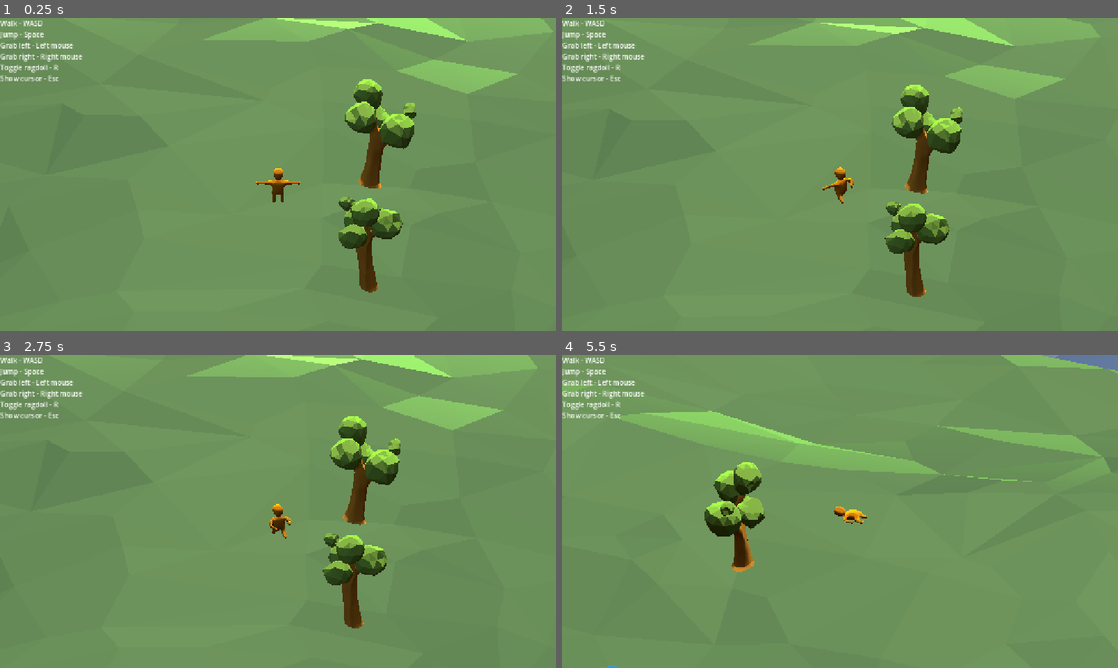
Above: before the commit, frames 1-4 (two rows, left to right).
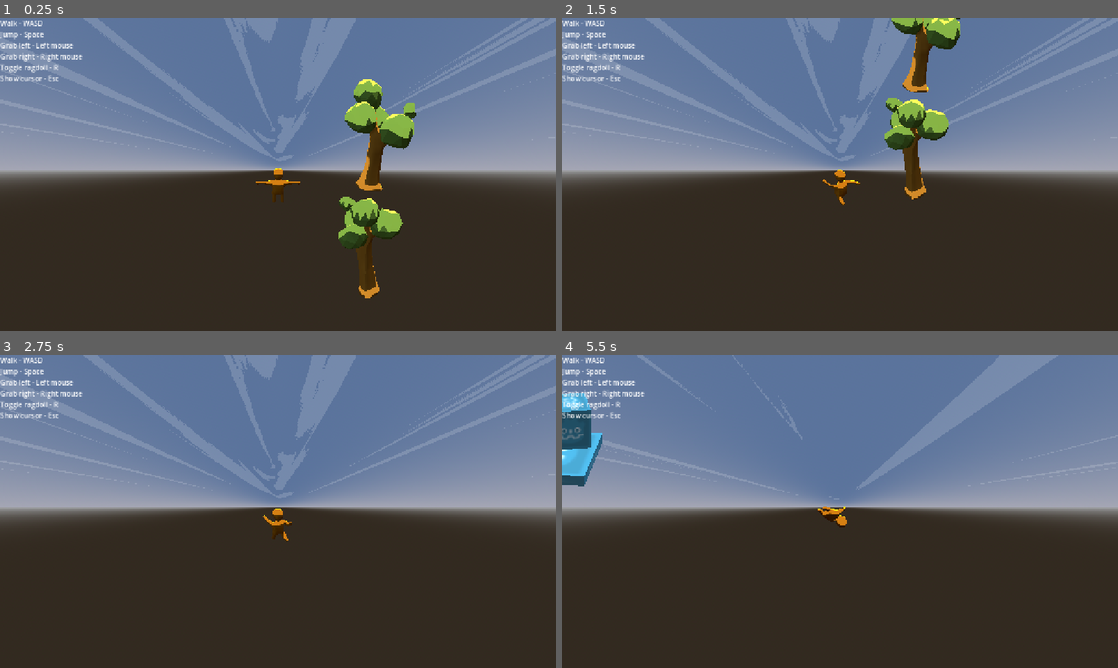
Above: after the commit, the same moments.

Repository: Lost-Rabbit-Digital/ChefWobbles
Game: Godot game, scene res://Scenes/world.tscn
Same seed, same stepped clock (60 frames per second), same inputs: the game is played once before the commit and once after it. Sound files missing from this copy of the repository are replaced by a short silence.
Inputs (mouse positions are in pixels of both pictures, inside the frame that each line leads up to):
- Up to frame 1 (0.25 s): no input
- Up to frame 2 (1.5 s): move the mouse to (962, 158) at 0.52 s; hold D (move_right) 0.53-1.28 s; tap Mouse wheel up (camera_zoom_in) at 0.6 s; click (962, 158) at 0.67 s; tap Space (jump) at 0.77 s; move the mouse to (812, 174) at 1.27 s; hold W (move_forward) from 1.28 s (still down); tap Mouse wheel down (camera_zoom_out) at 1.35 s
- Up to frame 3 (2.75 s): keep holding W (move_forward); tap Space (jump) at 1.52 s; move the mouse to (289, 505) at 2.02 s; press the mouse at (289, 505) at 2.03 s
- Up to frame 4 (5.5 s): keep holding W (move_forward); move the mouse to (834, 517) at 2.77 s; release the mouse at (834, 517) at 2.78 s; right-click (834, 517) at 2.85 s; click (834, 517) at 2.92 s; tap Space (jump) at 3.02, 3.77, 4.52 s; move the mouse to (878, 514) at 3.52 s; tap R (ragdoll) at 3.6 s; move the mouse to (795, 508) at 4.27 s; tap Q (rotate_camera_left) at 4.35 s; move the mouse to (845, 511) at 5.02 s; hold E (rotate_camera_right) from 5.03 s (still down); click (845, 511) at 5.17 s

The runs differ from the first frame. In frame 1, 97% of the frame differs, in the area x 0-100%, y 0-100%; in frame 2, 99%; in frame 3, 99%; in frame 4, 99%.

Commit message:
Removed environmental assets, updated toon shaders

Diff:
--- a/godot_project/Scenes/world.tscn
+++ b/godot_project/Scenes/world.tscn
@@ -15,7 +15,6 @@
 [ext_resource type="PackedScene" uid="uid://by0v432wwnp5g" path="res://Assets/environment/Tree_2.fbx" id="16_hgpy0"]
 [ext_resource type="AudioStream" uid="uid://cyowywmbdvvh5" path="res://audio/Sunlight Through Leaves.ogg" id="16_pyn1s"]
 [ext_resource type="AudioStream" uid="uid://bmq805hd2t7ae" path="res://audio/Wanderers Tale.ogg" id="17_no8kt"]
-[ext_resource type="PackedScene" uid="uid://bbgk4adpb5b5" path="res://Assets/environment/Terrain_2.fbx" id="17_t2t4p"]
 
 [sub_resource type="Sky" id="Sky_khtaw"]
 sky_material = ExtResource("3_hnrcy")
@@ -196,9 +195,6 @@
 
 [node name="Environment" type="Node" parent="."]
 
-[node name="Terrain_2" parent="Environment" instance=ExtResource("17_t2t4p")]
-transform = Transform3D(10, 0, 0, 0, 10, 0, 0, 0, 10, 0, 0, 0)
-
 [node name="Tree_2" parent="Environment" instance=ExtResource("16_hgpy0")]
 transform = Transform3D(0.993451, 0.114261, 0, -0.114261, 0.993451, 0, 0, 0, 1, -31.6372, 6.40572, -16.453)
 
--- a/godot_project/materials/toon_bark.tres
+++ b/godot_project/materials/toon_bark.tres
@@ -145,13 +145,13 @@
 [resource]
 render_priority = 0
 shader = SubResource("Shader_t40qb")
-shader_parameter/ToonRampOffset = 0.553
-shader_parameter/ToonRampSmoothness = 0.468
+shader_parameter/ToonRampOffset = 0.5
+shader_parameter/ToonRampSmoothness = 0.05
 shader_parameter/ToonRampTinting = Color(0, 0, 0, 1)
-shader_parameter/RimPower = 0.861
-shader_parameter/RimCutOff = 0.25
-shader_parameter/RimSmoothness = 0.47
-shader_parameter/RimLightBrightness = 3.794
+shader_parameter/RimPower = 1.0
+shader_parameter/RimCutOff = 0.5
+shader_parameter/RimSmoothness = 0.05
+shader_parameter/RimLightBrightness = 20.0
 shader_parameter/SubSurfDistortion = 1.0
 shader_parameter/SubSurfTint = Color(0, 0, 0, 1)
 shader_parameter/SubSurfBrightness = 3.0
--- a/godot_project/materials/toon_character.tres
+++ b/godot_project/materials/toon_character.tres
@@ -145,13 +145,13 @@
 [resource]
 render_priority = 0
 shader = SubResource("Shader_2ab3s")
-shader_parameter/ToonRampOffset = 0.496
-shader_parameter/ToonRampSmoothness = 0.508
+shader_parameter/ToonRampOffset = 0.5
+shader_parameter/ToonRampSmoothness = 0.05
 shader_parameter/ToonRampTinting = Color(0, 0, 0, 1)
-shader_parameter/RimPower = 0.861
-shader_parameter/RimCutOff = 0.25
-shader_parameter/RimSmoothness = 0.47
-shader_parameter/RimLightBrightness = 13.65
+shader_parameter/RimPower = 1.0
+shader_parameter/RimCutOff = 0.5
+shader_parameter/RimSmoothness = 0.05
+shader_parameter/RimLightBrightness = 20.0
 shader_parameter/SubSurfDistortion = 1.0
 shader_parameter/SubSurfTint = Color(0, 0, 0, 1)
 shader_parameter/SubSurfBrightness = 3.0
--- a/godot_project/materials/toon_leaves.tres
+++ b/godot_project/materials/toon_leaves.tres
@@ -145,13 +145,13 @@
 [resource]
 render_priority = 0
 shader = SubResource("Shader_hjdyw")
-shader_parameter/ToonRampOffset = 0.553
-shader_parameter/ToonRampSmoothness = 0.468
+shader_parameter/ToonRampOffset = 0.5
+shader_parameter/ToonRampSmoothness = 0.05
 shader_parameter/ToonRampTinting = Color(0, 0, 0, 1)
-shader_parameter/RimPower = 0.861
-shader_parameter/RimCutOff = 0.25
-shader_parameter/RimSmoothness = 0.47
-shader_parameter/RimLightBrightness = 3.794
+shader_parameter/RimPower = 1.0
+shader_parameter/RimCutOff = 0.5
+shader_parameter/RimSmoothness = 0.05
+shader_parameter/RimLightBrightness = 20.0
 shader_parameter/SubSurfDistortion = 1.0
 shader_parameter/SubSurfTint = Color(0, 0, 0, 1)
 shader_parameter/SubSurfBrightness = 3.0
Binary file removed: godot_project/Assets/environment/Environment_1.fbx
Not shown, removed: godot_project/Assets/environment/Environment_1.fbx.import
Binary file removed: godot_project/Assets/environment/Mounting_1.fbx
Not shown, removed: godot_project/Assets/environment/Mounting_1.fbx.import
Binary file removed: godot_project/Assets/environment/Mounting_2.fbx
Not shown, removed: godot_project/Assets/environment/Mounting_2.fbx.import
Binary file removed: godot_project/Assets/environment/Mounting_3.fbx
Not shown, removed: godot_project/Assets/environment/Mounting_3.fbx.import
Binary file removed: godot_project/Assets/environment/Terrain_1.fbx
Not shown, removed: godot_project/Assets/environment/Terrain_1.fbx.import
Binary file removed: godot_project/Assets/environment/Terrain_2.fbx
Not shown, removed: godot_project/Assets/environment/Terrain_2.fbx.import
(and 1 more such lines)
